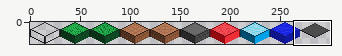
File history of a sprite sheet, LateTactics/Graphics/Tiles.png. The picture above shows the old version from afar; the outline marks the close-up.
Close-up. Before:
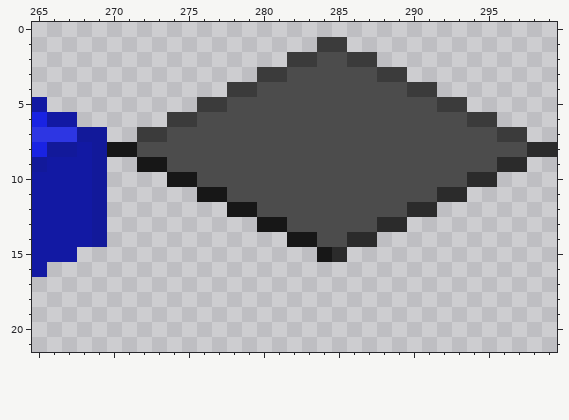
The file is 300x22 pixels. Colours within 5 levels of each other are drawn and written as one. Shown: x 265..299, y 0..21.
New version:
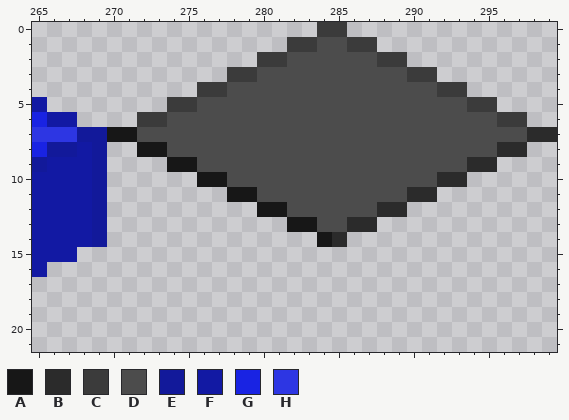
Palette (. is transparent): A #171717  B #2b2b2b  C #3b3b3b  D #4c4c4c  E #12199a  F #1219a3  G #1923e3  H #2d36e3
Commit: Show/Hide layers, fixed Tiles.png
From old to new:
y 0: x 284..285 .. -> CC
y 1: x 282..287 ..CC.. -> CCDDCC
y 2: x 280..283 ..CC -> CCDD; x 286..289 CC.. -> DDCC
y 3: x 278..281 ..CC -> CCDD; x 288..291 CC.. -> DDCC
y 4: x 276..279 ..CC -> CCDD; x 290..293 CC.. -> DDCC
y 5: x 274..277 ..CC -> CCDD; x 292..295 CC.. -> DDCC
y 6: x 272..275 ..CC -> CCDD; x 294..297 CC.. -> DDCC
y 7: x 270..273 ..CC -> AADD; x 296..299 CC.. -> DDBB
y 8: x 270..273 AADD -> ..AA; x 296..299 DDBB -> BB..
y 9: x 272..275 AADD -> ..AA; x 294..297 DDBB -> BB..
y 10: x 274..277 AADD -> ..AA; x 292..295 DDBB -> BB..
y 11: x 276..279 AADD -> ..AA; x 290..293 DDBB -> BB..
y 12: x 278..281 AADD -> ..AA; x 288..291 DDBB -> BB..
y 13: x 280..283 AADD -> ..AA; x 286..289 DDBB -> BB..
y 14: x 282..287 AADDBB -> ..AB..
y 15: x 284..285 AB -> ..
Where, in picture pixels (left, top, right, bottom), the same in both close-ups:
changed: (107, 22, 557, 262)
